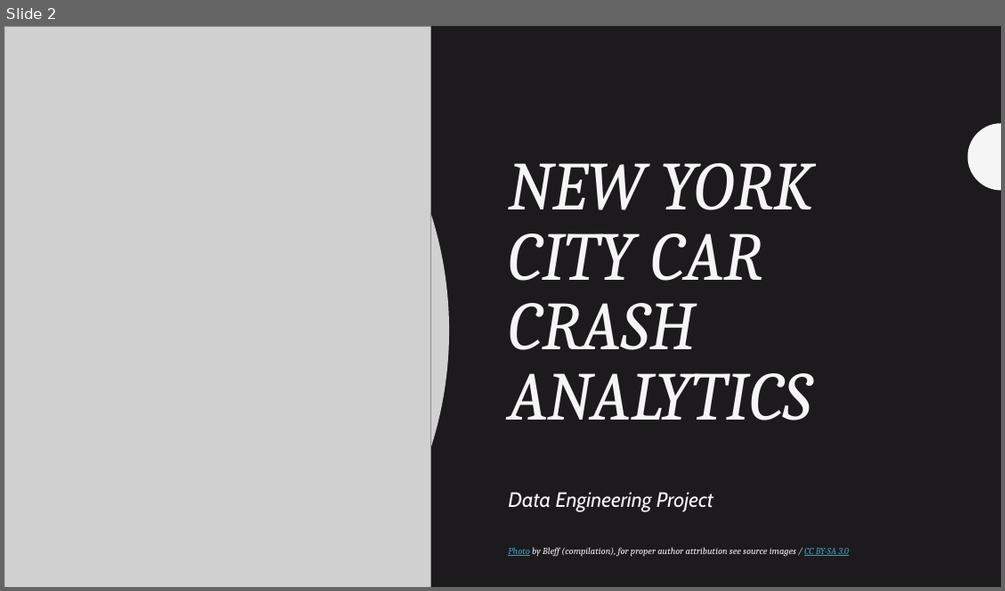
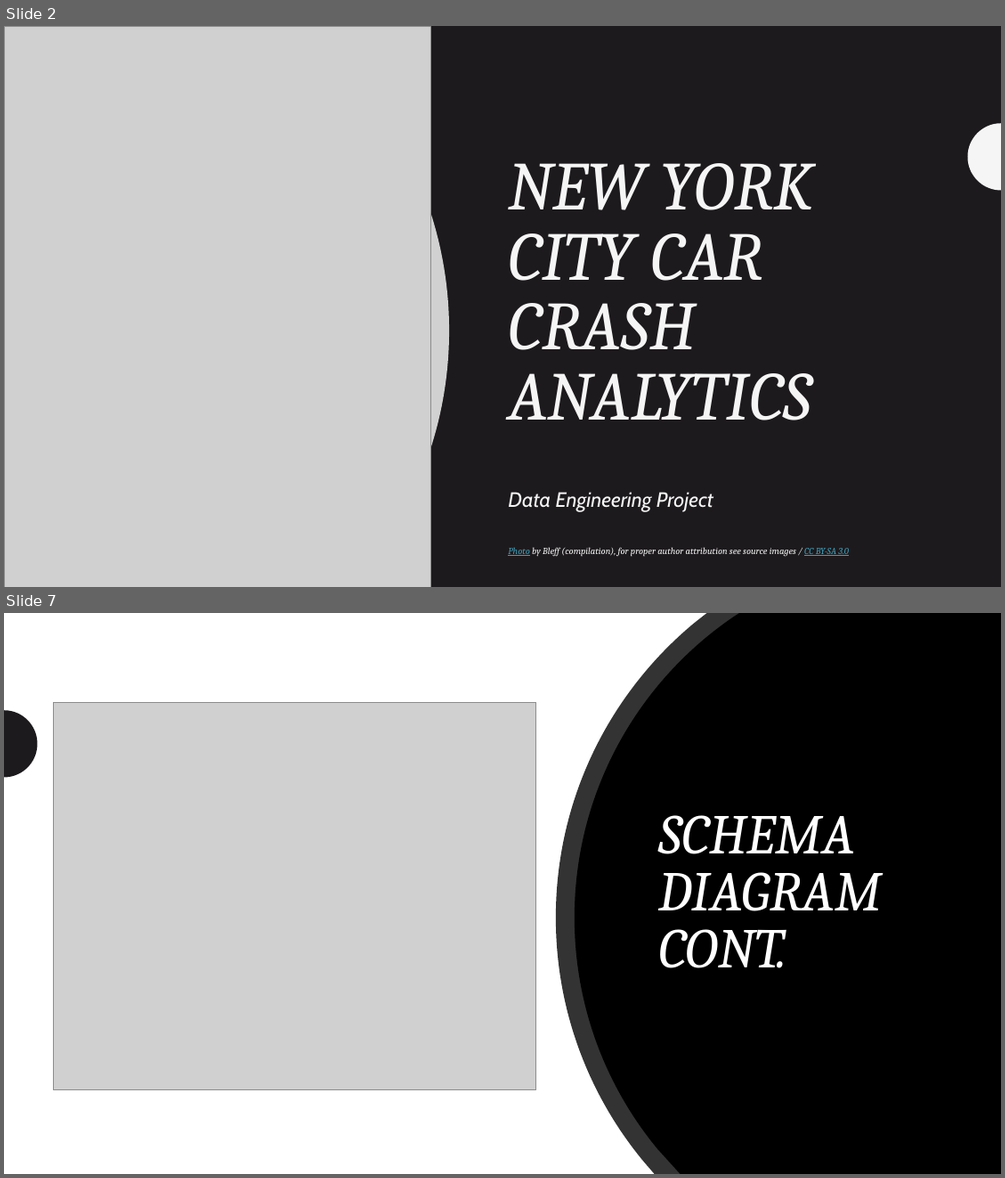
Before and after one commit to acquayefrank/nyc-crashes, a slide deck: documents/final_presentation.pptx. Shown one above the other, each under a label of ours: slide 2 before the commit, slides 2 and 7 after it; the slides between them are not shown. The pictures are 1005x591 and 1005x1178 pixels, drawn with LibreOffice and Linux fonts; fonts in the diff are those of the drawing; grey boxes stand for pictures. Boxes give left, top, right and bottom in pixels: in the first picture for what was removed or moved away, otherwise in the second. Text is boxed around its words. In the diff, an @@ line names an element or a change of style, - is before the commit and + after.

```diff
--- a/documents/final_presentation.pptx
+++ b/documents/final_presentation.pptx
@@ slide 7 added at <box>4,613,1001,1174</box>, background #FFFFFF @@
@@ rectangle added at <box>4,613,1001,1174</box>, fill #FFFFFF @@
@@ freeform shape added at <box>556,613,1001,1174</box>, fill #000000 at 80% opacity @@
@@ freeform shape added at <box>574,613,1001,1174</box>, fill #000000 @@
@@ freeform shape added at <box>4,710,38,778</box>, fill #1D1A1D @@
@@ picture added at <box>53,702,536,1089</box> @@
@@ line added from (67, 716) to (67, 1174), #1D1A1D 2 pt @@
@@ freeform shape added at <box>968,710,1001,778</box>, fill #1D1A1D @@
@@ title added at <box>658,815,882,968</box>, 54 pt, text #FFFFFF, italic @@
+SCHEMA DIAGRAM CONT.
@@ freeform shape added at <box>968,1053,1001,1120</box>, fill #262626 @@
@@ line added from (4, 1120) to (372, 1120), #262626 2 pt @@
```
Also in this commit, not shown: 2 slides changed, 7 other slides added, 1 slide removed, 4 other files.
